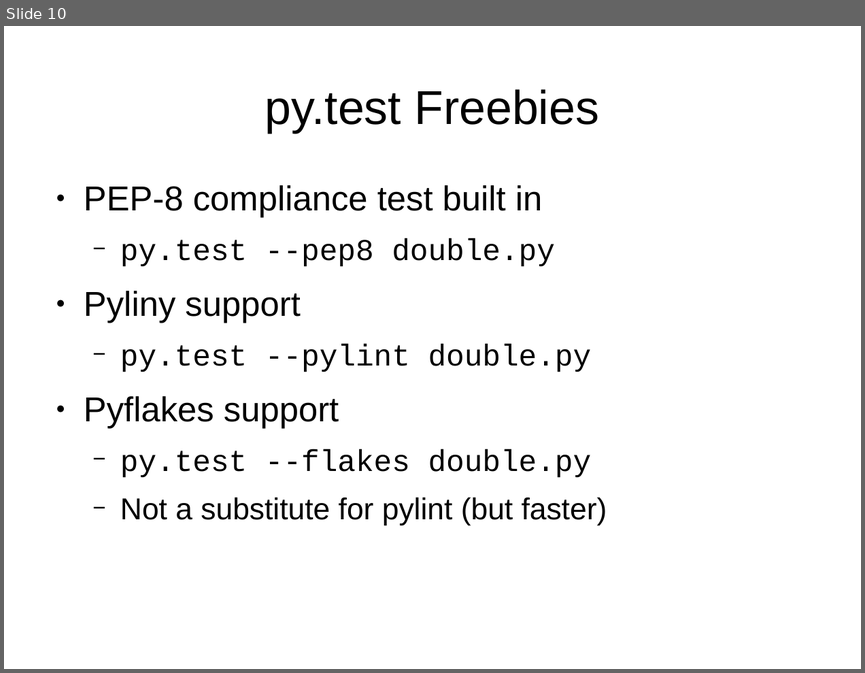
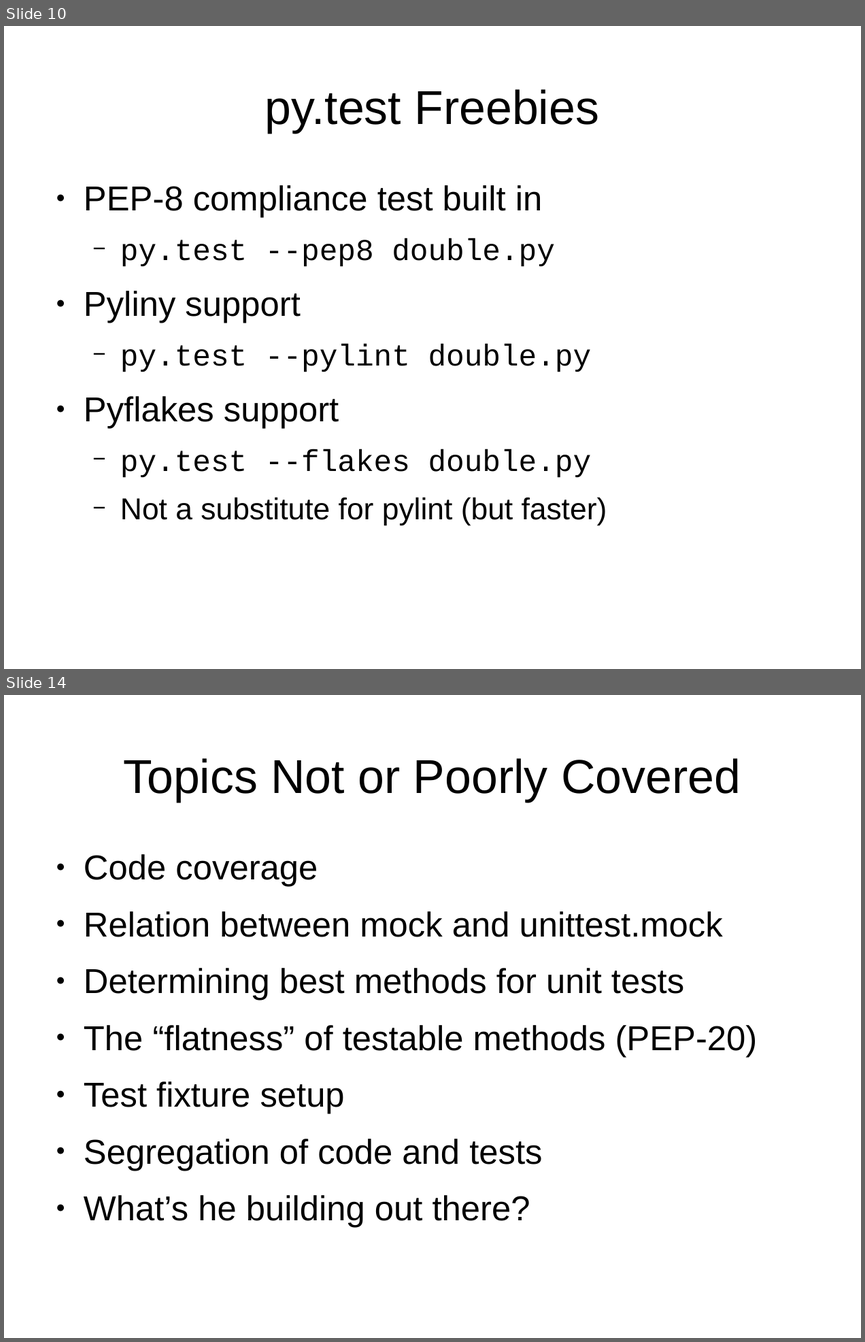
Before and after one commit to mwartell/unittest, a slide deck: unit-testing.odp. Shown one above the other, each under a label of ours: slide 10 before the commit, slides 10 and 14 after it; the slides between them are not shown. The pictures are 865x673 and 865x1342 pixels, drawn with LibreOffice and Linux fonts; fonts in the diff are those of the drawing. Boxes give left, top, right and bottom in pixels: in the first picture for what was removed or moved away, otherwise in the second. Text is boxed around its words. In the diff, an @@ line names an element or a change of style, - is before the commit and + after.

```diff
--- a/unit-testing.odp
+++ b/unit-testing.odp
@@ slide 14 added at (4, 695, 861, 1338), background #FFFFFF @@
@@ title added at (123, 758, 740, 802), 44 pt, text #000000 @@
+Topics Not or Poorly Covered
@@ text added at (84, 854, 757, 1227), 32 pt, text #000000 @@
+● Code coverage
+● Relation between mock and unittest.mock
+● Determining best methods for unit tests
+● The “flatness” of testable methods (PEP-20)
+● Test fixture setup
+● Segregation of code and tests
+● What’s he building out there?
```
Also in this commit, not shown: 3 other slides added, 2 other files.
